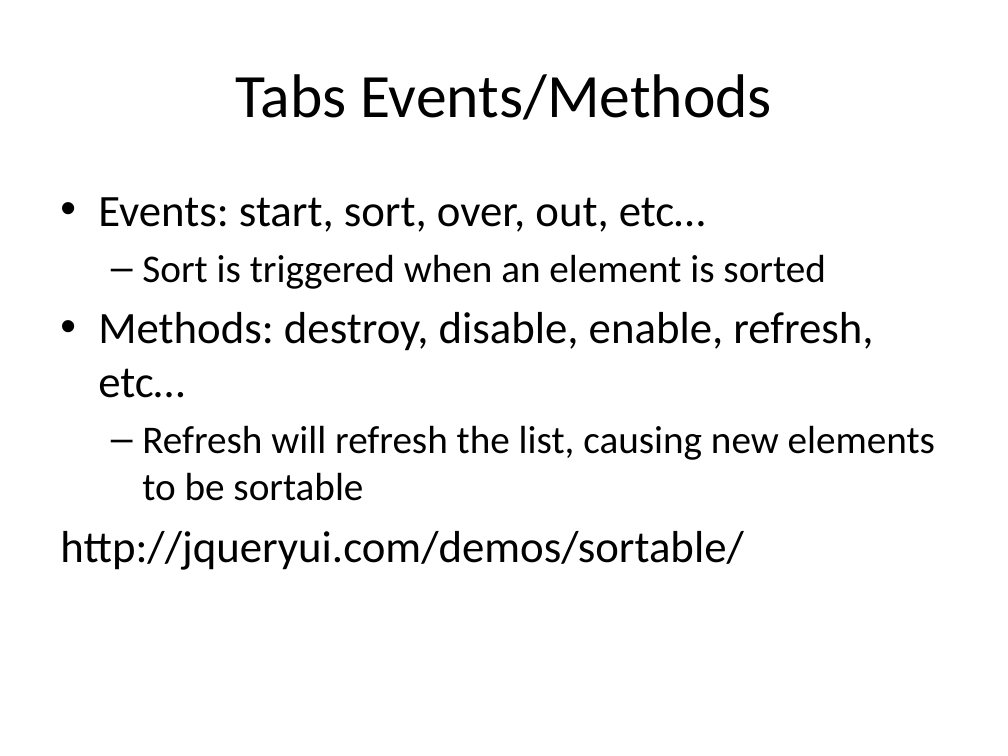
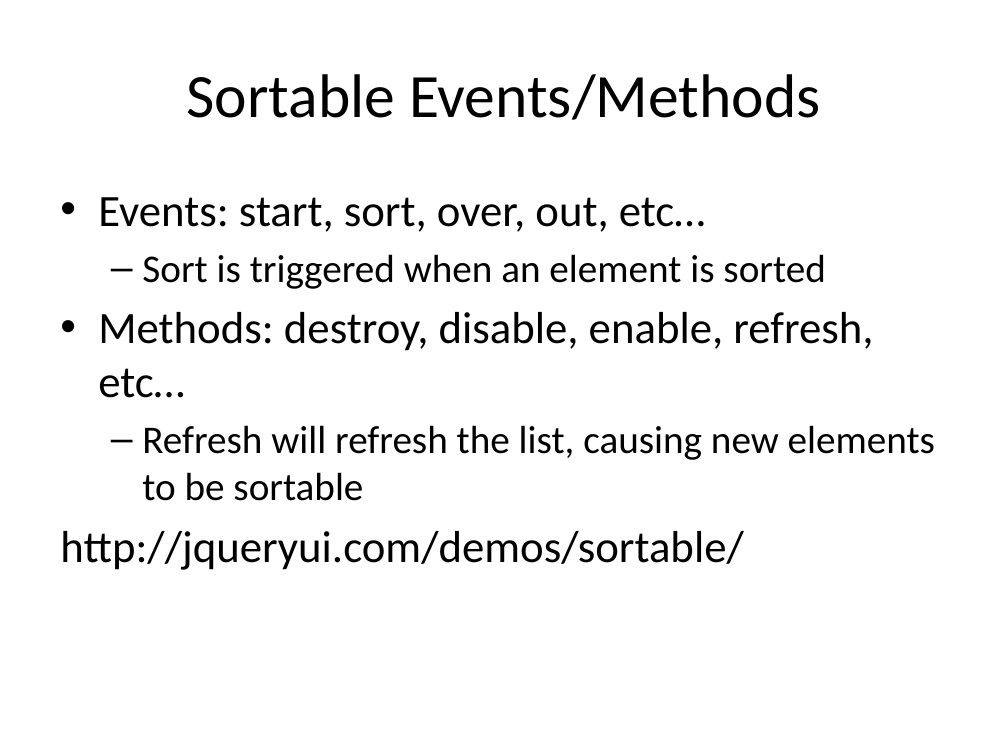
Before and after one commit to nbucciarelli/jquery_classes, a slide deck: slide 16 of class_8/jquery_class_8.pptx. Drawn at 1008x756 pixels with LibreOffice and Linux fonts; fonts in the diff are those of the drawing. Boxes give left, top, right and bottom in pixels: in the first picture for what was removed or moved away, otherwise in the second. Text is boxed around its words. In the diff, an @@ line names an element or a change of style, - is before the commit and + after.

```diff
--- a/class_8/jquery_class_8.pptx
+++ b/class_8/jquery_class_8.pptx
@@ title at box(186, 74, 821, 120): text changed @@
-Tabs Events/Methods
+Sortable Events/Methods
```
Also in this commit, not shown: 4 other files.
